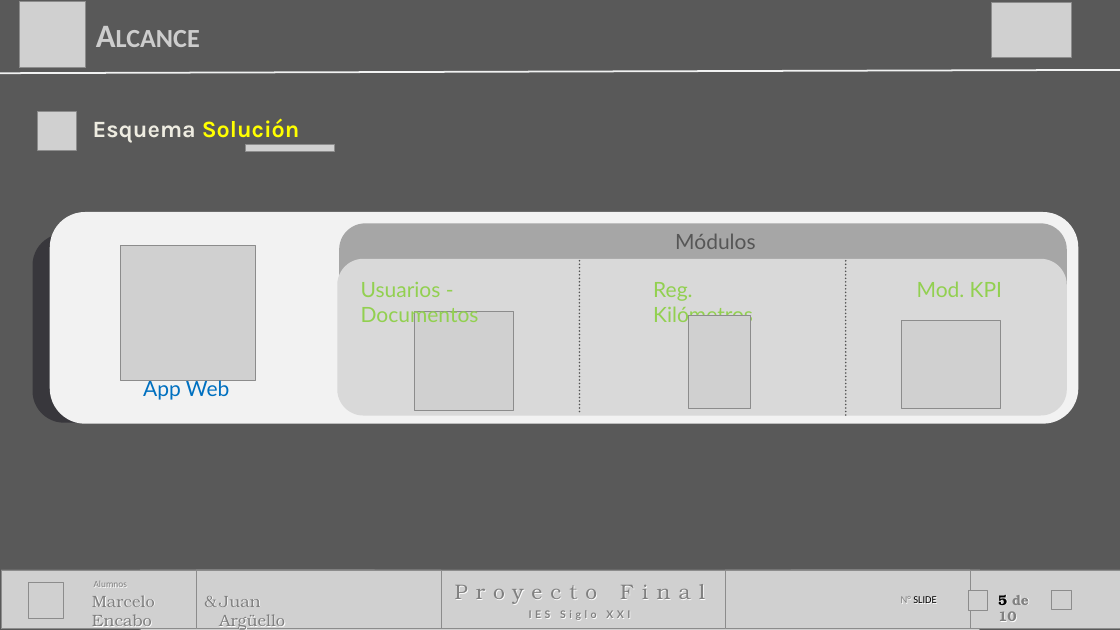
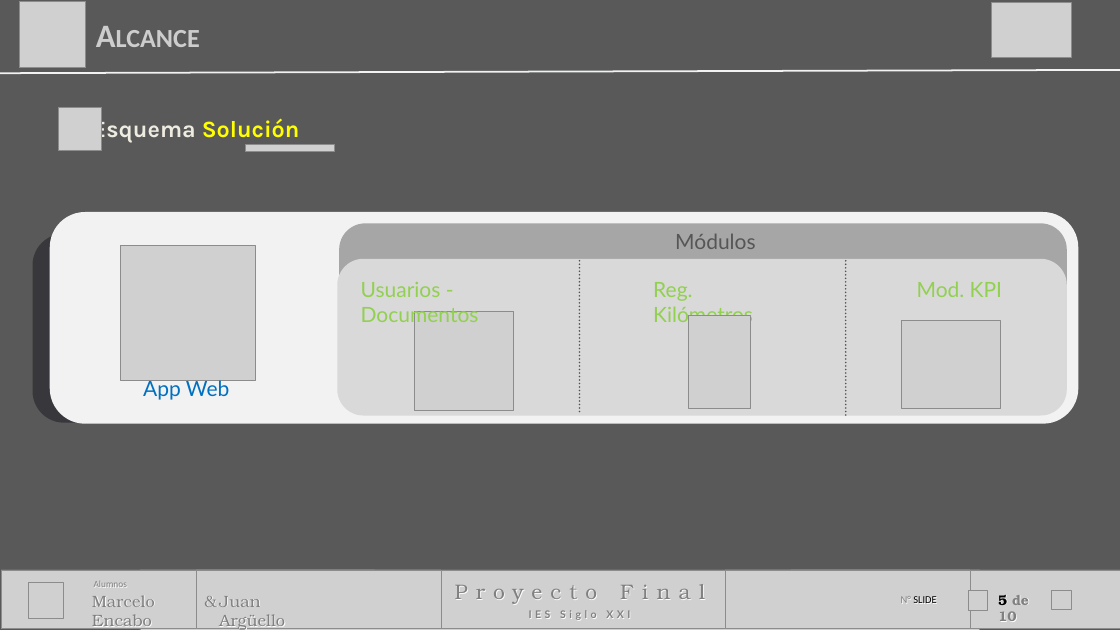
Before and after one commit to RuloEncabo/TpTesis, a slide deck: slide 5 of IES21_Tesis Encabo-Arguello Final.pptx. Drawn at 1120x630 pixels with LibreOffice and Linux fonts; fonts in the diff are those of the drawing; grey boxes stand for pictures. Boxes give left, top, right and bottom in pixels: in the first picture for what was removed or moved away, otherwise in the second. Text is boxed around its words. In the diff, an @@ line names an element or a change of style, - is before the commit and + after.

```diff
--- a/IES21_Tesis Encabo-Arguello Final.pptx
+++ b/IES21_Tesis Encabo-Arguello Final.pptx
@@ picture removed at (38,112,76,150) @@
@@ picture added at (58,108,101,150) @@
```
Also in this commit, not shown: 1 other slide changed.
